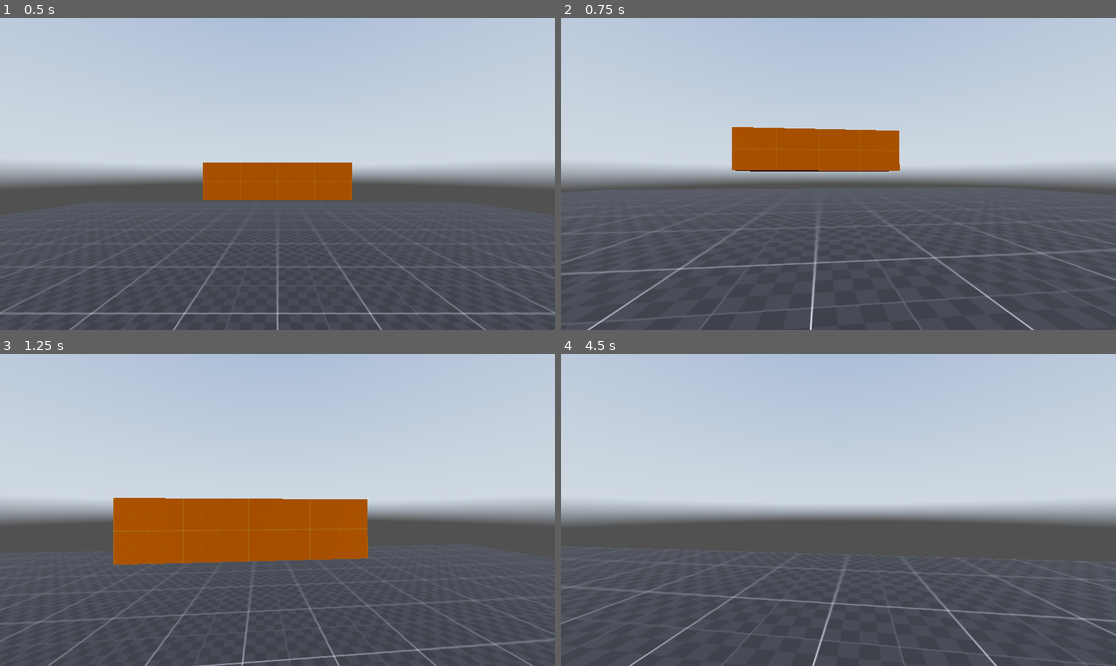
Above: before the commit, frames 1-4 (two rows, left to right).
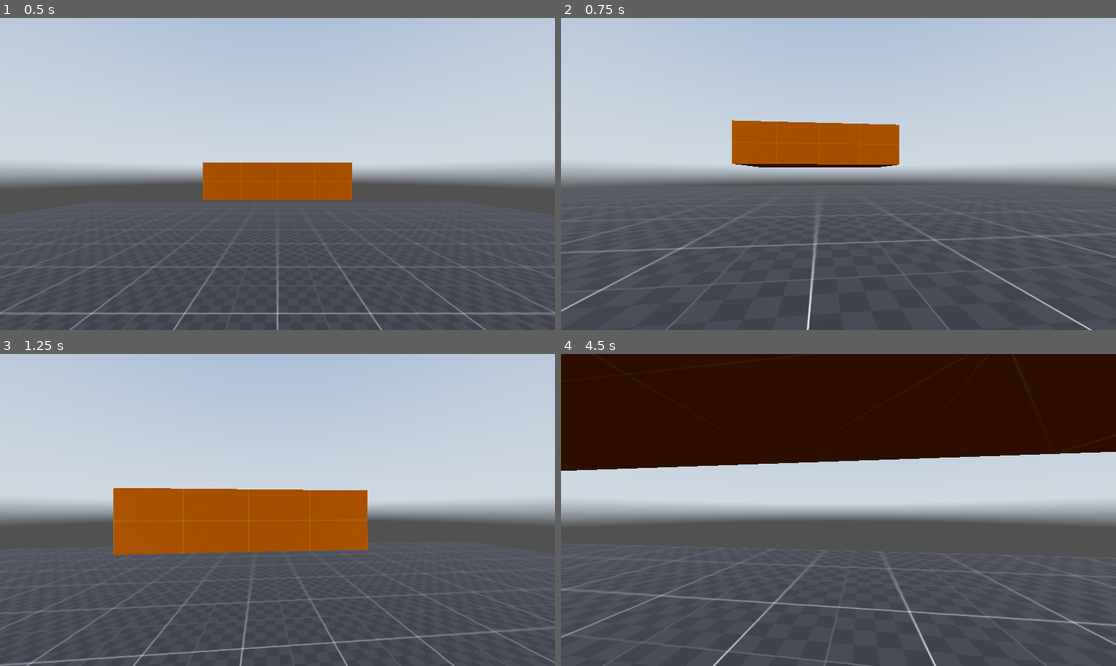
Above: after the commit, the same moments.

Repository: brubster/wolfspider
Game: Godot game, scene res://prototype.tscn
Same seed, same stepped clock (60 frames per second), same inputs: the game is played once before the commit and once after it. The engine's default icon, where the game draws it, is replaced by a stand-in: a white triangle on a blue panel in a dark square. A sky picture missing from this copy of the repository is replaced by a grey-blue gradient.
Inputs (mouse positions are in pixels of both pictures, inside the frame that each line leads up to):
- Up to frame 1 (0.5 s): no input
- Up to frame 2 (0.75 s): tap Enter at 0.5 s; move the mouse to (866, 174) at 0.52 s; hold W (move_forward) from 0.53 s (still down); hold C (crouch) from 0.53 s (still down)
- Up to frame 3 (1.25 s): keep holding W (move_forward); keep holding C (crouch); tap Space (jump) at 0.77 s
- Up to frame 4 (4.5 s): keep holding W (move_forward); move the mouse to (810, 510) at 1.27 s; release C (crouch) at 1.28 s; tap C (crouch) at 1.35, 2.3, 2.85 s; tap Space (jump) at 1.52, 3.02, 3.77 s; move the mouse to (849, 503) at 2.02 s; hold Shift (sprint) 2.03-2.78 s; move the mouse to (832, 516) at 2.77 s; move the mouse to (877, 513) at 3.52 s; hold C (crouch) 3.53-4.28 s; move the mouse to (794, 506) at 4.27 s; tap Shift (sprint) at 4.35 s

Frame 1 is identical in both runs. In frame 2, 3.9% of the frame differs, in the area x 0-100%, y 32-100%; in frame 3, 5.3%; in frame 4, 37%, in the area x 0-100%, y 0-100%.

Commit message:
Implement ground/air crouching and uncrouching using tweens

Diff:
--- /dev/null
+++ b/src/player/mesh.gd
@@ -0,0 +1,7 @@
+extends MeshInstance3D
+
+@export var collider: CollisionShape3D
+
+func _process(_delta: float) -> void:
+	self.position.y = collider.position.y
+	self.mesh.height = collider.shape.height
--- a/src/player/player.gd
+++ b/src/player/player.gd
@@ -4,8 +4,8 @@
 ##
 ## Handles control input and player movement.
 ## TODO: player/weapon logic?
-
-# TODO: Camera "jitter" when crouching mid-air
+## TODO: Camera "jitter" when crouching mid-air
+
 
 @export_group("Debug")
 @export var DEBUG_THIRD_PERSON: bool = false
@@ -25,10 +25,16 @@
 @export var GRAVITY: float = 15.34
 @export var JUMP_IMPULSE: float = sqrt(2 * GRAVITY * 0.93)
 
+@onready var camera_position := $CameraPosition as Node3D
 @onready var camera_pivot := %CameraPivot as Node3D
+@onready var uncrouch_shapecast := $UncrouchShapecast as ShapeCast3D
 @onready var collider := $Collider as CollisionShape3D
-@onready var uncrouch_shapecast := $UncrouchShapecast as ShapeCast3D
-@onready var mesh := $Mesh as MeshInstance3D
+
+# Original values for crouch tweening
+@onready var camera_position_original_y_position: float = camera_position.position.y
+@onready var collider_original_height: float = collider.shape.height
+@onready var collider_original_y_position: float = collider.position.y
+@onready var uncrouch_shapecast_original_y_position: float = uncrouch_shapecast.position.y
 
 # Input variables
 var _wish_dir: Vector3
@@ -38,7 +44,6 @@
 
 # State
 # -- TODO: Mainly for tracking animation to play? Idk
-var _is_crouched: bool  # TODO: temp...
 enum State {
 	IDLE,
 	WALK,
@@ -51,6 +56,14 @@
 #var _state: State = State.IDLE
 
 
+enum CrouchState {
+	STANDING,
+	CROUCHED_GROUND,
+	CROUCHED_AIR,
+}
+var _crouch_state: CrouchState = CrouchState.STANDING
+
+
 func _ready() -> void:
 	Input.set_use_accumulated_input(false)  # https://yosoyfreeman.github.io/article/godot/tutorial/achieving-better-mouse-input-in-godot-4-the-perfect-camera-controller
 
@@ -76,27 +89,13 @@
 		_mouse_look(event as InputEventMouseMotion)
 
 
-var crouched_air: bool
-var crouched_ground: bool
 func _physics_process(delta: float) -> void:
 	_process_input()
 
-	if _wish_crouch and not (crouched_ground or crouched_air):
-		#crouch(delta)
-		if is_on_floor():
-			$CrouchAnimationPlayer.play(&"crouch_ground")
-			crouched_ground = true
-		else:
-			$CrouchAnimationPlayer.play(&"crouch_air")
-			crouched_air = true
-	elif not _wish_crouch and not uncrouch_shapecast.is_colliding():  # TODO: should only be called when ACTUALLY crouched, but this is needed to prevent partially crouching and not uncrouching automatically (due to the scuffed crouch() function)
-		#try_uncrouch(delta)
-		if crouched_ground:
-			$CrouchAnimationPlayer.play_backwards(&"crouch_ground")
-			crouched_ground = false
-		elif crouched_air:
-			$CrouchAnimationPlayer.play_backwards(&"crouch_air")
-			crouched_air = false
+	if _wish_crouch:
+		crouch(delta)
+	elif _crouch_state != CrouchState.STANDING:
+		try_uncrouch(delta)
 
 	_process_movement(delta)
 
@@ -146,33 +145,60 @@
 	camera_pivot.rotation.x = clampf(camera_pivot.rotation.x, deg_to_rad(-70.0), deg_to_rad(90.0))
 
 
-func crouch(delta: float) -> void:
-	if collider.shape.height <= 0.8:
-		_is_crouched = true
+func crouch(_delta: float) -> void:
+	if _crouch_state != CrouchState.STANDING:
 		return
 
-	collider.shape.height -= 7.0 * delta
-	collider.shape.height = clampf(collider.shape.height, 0.8, 1.6)
-
-	mesh.mesh.height -= 7.0 * delta
-	mesh.mesh.height = clampf(mesh.mesh.height, 0.8, 1.6)
-
-	#if is_on_floor():
-	#	move_and_collide(Vector3(0.0, -0.5 * delta, 0.0))
-	#else:
-	#	move_and_collide(Vector3(0.0, 0.5 * delta, 0.0))
+	if is_on_floor():
+		_crouch_ground()
+	else:
+		_crouch_air()
 
 
 # Returns a boolean whether the player can uncrouch or not
 func try_uncrouch(_delta: float) -> bool:
 	if uncrouch_shapecast.is_colliding():
 		return false
-	else:
-		collider.shape.height = 1.6
-		mesh.mesh.height = 1.6
-		#move_and_collide(Vector3(0.0, 0.1, 0.0))
-		_is_crouched = false
-		return true
+
+	match _crouch_state:
+		CrouchState.CROUCHED_GROUND:
+			_uncrouch_ground()
+		CrouchState.CROUCHED_AIR:
+			_uncrouch_air()
+
+	return true
+
+
+func _crouch_ground() -> void:
+	var tween := create_tween().set_parallel()
+	tween.tween_property(collider, "shape:height", collider_original_height / 2, 0.1)
+	tween.tween_property(collider, "position:y", collider_original_y_position / 2, 0.1)
+	tween.tween_property(camera_position, "position:y", (camera_position_original_y_position / 2) - 0.2, 0.1)  # Extra 0.2 is to prevent camera from near plane culling a low hanging ceiling
+	_crouch_state = CrouchState.CROUCHED_GROUND
+
+
+func _uncrouch_ground() -> void:
+	var tween := create_tween().set_parallel()
+	tween.tween_property(collider, "shape:height", collider_original_height, 0.1)
+	tween.tween_property(collider, "position:y", collider_original_y_position, 0.1)
+	tween.tween_property(camera_pivot.get_parent(), "position:y", camera_position_original_y_position, 0.1)
+	_crouch_state = CrouchState.STANDING
+
+
+func _crouch_air() -> void:
+	var tween := create_tween().set_parallel()
+	tween.tween_property(collider, "shape:height", collider_original_height / 2, 0.1)
+	tween.tween_property(collider, "position:y", collider_original_y_position * 1.5, 0.1)
+	tween.tween_property(uncrouch_shapecast, "position:y", uncrouch_shapecast_original_y_position * 2, 0.1)
+	_crouch_state = CrouchState.CROUCHED_AIR
+
+
+func _uncrouch_air() -> void:
+	var tween := create_tween().set_parallel()
+	tween.tween_property(collider, "shape:height", collider_original_height, 0.1)
+	tween.tween_property(collider, "position:y", collider_original_y_position, 0.1)
+	tween.tween_property(uncrouch_shapecast, "position:y", uncrouch_shapecast_original_y_position, 0.1)
+	_crouch_state = CrouchState.STANDING
 
 
 func accelerate(max_speed: float, delta: float) -> Vector3:
--- a/src/player/player.tscn
+++ b/src/player/player.tscn
@@ -1,8 +1,9 @@
-[gd_scene load_steps=12 format=3 uid="uid://uya6tppy0ihn"]
+[gd_scene load_steps=13 format=3 uid="uid://uya6tppy0ihn"]
 
 [ext_resource type="Script" uid="uid://xys1c8evc2qi" path="res://player/player.gd" id="1_oul6g"]
 [ext_resource type="Texture2D" uid="uid://cp6mcbyifrlk2" path="res://icon.svg" id="2_rkbax"]
 [ext_resource type="Script" uid="uid://ehrnlwhpytkr" path="res://player/camera_interpolation.gd" id="3_g1dw6"]
+[ext_resource type="Script" uid="uid://bwtoqvmq5o25v" path="res://player/mesh.gd" id="3_yw30f"]
 
 [sub_resource type="CylinderShape3D" id="CylinderShape3D_oul6g"]
 height = 1.6
@@ -17,46 +18,6 @@
 
 [sub_resource type="CylinderShape3D" id="CylinderShape3D_g1dw6"]
 height = 0.8
-
-[sub_resource type="Animation" id="Animation_g1dw6"]
-resource_name = "crouch_ground"
-length = 0.1
-tracks/0/type = "value"
-tracks/0/imported = false
-tracks/0/enabled = true
-tracks/0/path = NodePath("Collider:shape:height")
-tracks/0/interp = 1
-tracks/0/loop_wrap = true
-tracks/0/keys = {
-"times": PackedFloat32Array(0, 0.1),
-"transitions": PackedFloat32Array(1, 1),
-"update": 0,
-"values": [1.6, 0.8]
-}
-tracks/1/type = "value"
-tracks/1/imported = false
-tracks/1/enabled = true
-tracks/1/path = NodePath("Collider:position")
-tracks/1/interp = 1
-tracks/1/loop_wrap = true
-tracks/1/keys = {
-"times": PackedFloat32Array(0, 0.1),
-"transitions": PackedFloat32Array(1, 1),
-"update": 0,
-"values": [Vector3(0, 0.8, 0), Vector3(0, 0.4, 0)]
-}
-tracks/2/type = "value"
-tracks/2/imported = false
-tracks/2/enabled = true
-tracks/2/path = NodePath("CameraPosition:position")
-tracks/2/interp = 1
-tracks/2/loop_wrap = true
-tracks/2/keys = {
-"times": PackedFloat32Array(0, 0.1),
-"transitions": PackedFloat32Array(1, 1),
-"update": 0,
-"values": [Vector3(0, 1.5, 0), Vector3(0, 0.7, 0)]
-}
 
 [sub_resource type="Animation" id="Animation_yw30f"]
 length = 0.001
@@ -124,6 +85,58 @@
 "update": 0,
 "values": [Vector3(0, 0.8, 0), Vector3(0, 1.2, 0)]
 }
+tracks/2/type = "value"
+tracks/2/imported = false
+tracks/2/enabled = true
+tracks/2/path = NodePath("UncrouchShapecast:position")
+tracks/2/interp = 1
+tracks/2/loop_wrap = true
+tracks/2/keys = {
+"times": PackedFloat32Array(0, 0.1),
+"transitions": PackedFloat32Array(1, 1),
+"update": 0,
+"values": [Vector3(0, 0.8, 0), Vector3(0, 1.6, 0)]
+}
+
+[sub_resource type="Animation" id="Animation_g1dw6"]
+resource_name = "crouch_ground"
+length = 0.1
+tracks/0/type = "value"
+tracks/0/imported = false
+tracks/0/enabled = true
+tracks/0/path = NodePath("Collider:shape:height")
+tracks/0/interp = 1
+tracks/0/loop_wrap = true
+tracks/0/keys = {
+"times": PackedFloat32Array(0, 0.1),
+"transitions": PackedFloat32Array(1, 1),
+"update": 0,
+"values": [1.6, 0.8]
+}
+tracks/1/type = "value"
+tracks/1/imported = false
+tracks/1/enabled = true
+tracks/1/path = NodePath("Collider:position")
+tracks/1/interp = 1
+tracks/1/loop_wrap = true
+tracks/1/keys = {
+"times": PackedFloat32Array(0, 0.1),
+"transitions": PackedFloat32Array(1, 1),
+"update": 0,
+"values": [Vector3(0, 0.8, 0), Vector3(0, 0.4, 0)]
+}
+tracks/2/type = "value"
+tracks/2/imported = false
+tracks/2/enabled = true
+tracks/2/path = NodePath("CameraPosition:position")
+tracks/2/interp = 1
+tracks/2/loop_wrap = true
+tracks/2/keys = {
+"times": PackedFloat32Array(0, 0.1),
+"transitions": PackedFloat32Array(1, 1),
+"update": 0,
+"values": [Vector3(0, 1.5, 0), Vector3(0, 0.7, 0)]
+}
 
 [sub_resource type="AnimationLibrary" id="AnimationLibrary_yw30f"]
 _data = {
@@ -134,17 +147,17 @@
 
 [node name="Player" type="CharacterBody3D"]
 script = ExtResource("1_oul6g")
-AUTO_BHOP = true
 
 [node name="Collider" type="CollisionShape3D" parent="."]
 transform = Transform3D(1, 0, 0, 0, 1, 0, 0, 0, 1, 0, 0.8, 0)
 shape = SubResource("CylinderShape3D_oul6g")
 
-[node name="Mesh" type="MeshInstance3D" parent="."]
+[node name="Mesh" type="MeshInstance3D" parent="." node_paths=PackedStringArray("collider")]
 transform = Transform3D(1, 0, 0, 0, 1, 0, 0, 0, 1, 0, 0.8, 0)
-visible = false
 layers = 2
 mesh = SubResource("CylinderMesh_rkbax")
+script = ExtResource("3_yw30f")
+collider = NodePath("../Collider")
 
 [node name="CameraPosition" type="Node3D" parent="."]
 transform = Transform3D(1, 0, 0, 0, 1, 0, 0, 0, 1, 0, 1.5, 0)
Not shown, added: src/player/mesh.gd.uid
